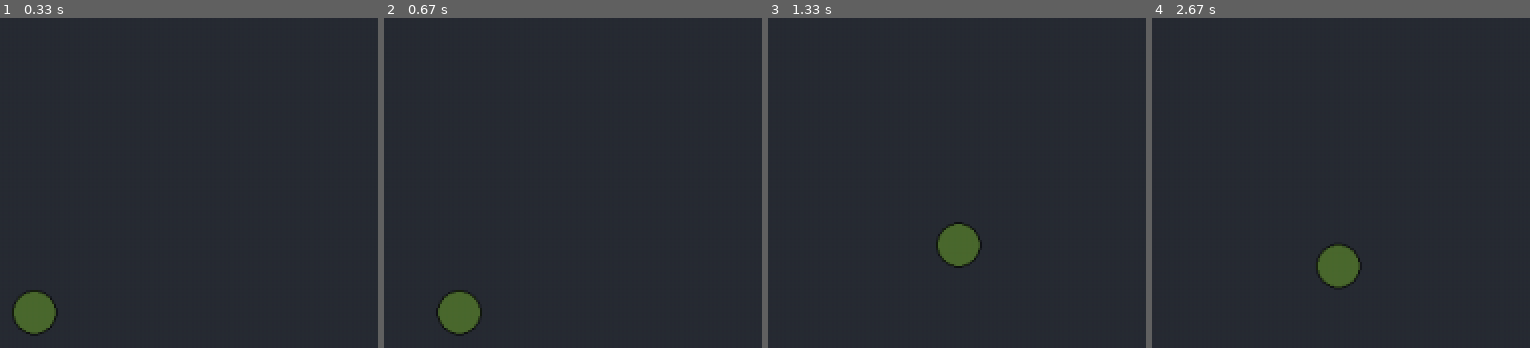
Above: before the commit, frames 1-4 (left to right).
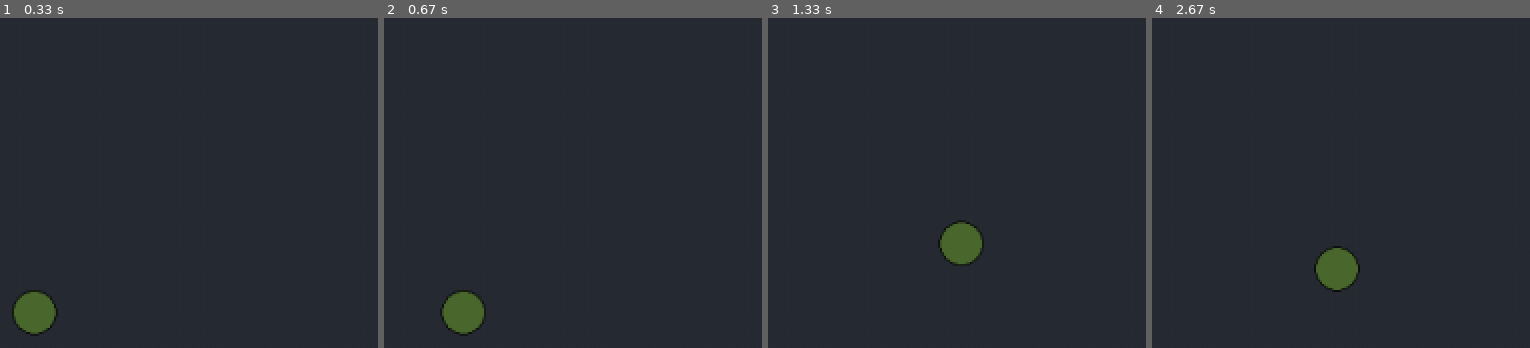
Above: after the commit, the same moments.

Repository: jcoopdog/pygame-game
Game: pygame game, started from main.py
The game is run twice, just before and just after one commit, with the same random seed, the same clock (stepped at 60 frames per second) and the same inputs.
Inputs:
- Up to frame 1 (0.33 s): no input
- Up to frame 2 (0.67 s): hold D from 0.33 s (still down)
- Up to frame 3 (1.33 s): release D at 0.8 s; hold W 0.83-1.13 s; hold D from 1.17 s (still down)
- Up to frame 4 (2.67 s): release D at 1.63 s; hold A 1.67-2.2 s; hold S 2.23-2.53 s; hold A from 2.57 s (still down)

Frame 1 is identical in both runs. In frame 2, 0.4% of the frame differs, in the area x 13-27%, y 83-96%; in frame 3, 0.3%; in frame 4, 0.4%.

Commit message:
lots of things - made it fsm - added controller for bullets and sentrys - gave sentrys a lifespan - fixed bullets (like five times) - much more that i cannot remember

Diff:
--- /dev/null
+++ b/base_classes.py
@@ -0,0 +1,91 @@
+import pygame, os, sys
+
+class GameState(object):
+
+    """
+    Initialise the Game state class. Each sub-type must call this method. Takes one parameter, which
+    is the game instance.
+    """
+    def __init__(self, game):
+        self.game = game
+
+    """
+    Called by the game when entering the state for the first time.
+    """
+    def enter(self, prevState):
+        pass
+
+    """
+    Called by the game when leaving the state.
+    """
+    def exit(self):
+        pass
+
+    """
+    Called by the game allowing the state to update itself. The game time (in milliseconds) since
+    the last call is passed.
+    """
+    def update(self, dt, screen):
+        pass
+
+    """
+    Called by the game allowing the state to draw itself. The surface that is passed is the
+    current drawing surface.
+    """
+    def draw(self, screen):
+        pass
+
+class BaseGame:
+
+    """
+    Initialise the Raspberry Pi Game class.
+    """
+    def __init__(self, width, height, caption):
+
+        pygame.init()
+        pygame.display.set_caption(caption);
+
+        self.clock = pygame.time.Clock()
+        self.screen = pygame.display.set_mode((width, height))
+        self.bgcolor = pygame.Color(0, 0, 0)
+        self.currentState = None
+
+    """
+    Change the current state. If the newState is 'None' then the game will terminate.
+    """
+    def changeState(self, newState):
+        if ( self.currentState != None ):
+            self.currentState.exit()
+
+        if ( newState == None ):
+            pygame.quit()
+            sys.exit()
+
+        prevState = self.currentState
+        self.currentState = newState
+        newState.enter(prevState)
+
+    """
+    Run the game. Initial state must be supplied.
+    """
+    def run(self, initialState):
+
+        self.changeState( initialState )
+
+        dt = 0
+
+        while True:
+            for event in pygame.event.get():
+                if event.type == pygame.QUIT:
+                    pygame.quit()
+                    sys.exit()
+
+            if self.currentState != None:
+                self.currentState.update(dt, self.screen)
+
+            self.screen.fill(self.bgcolor)
+            if self.currentState != None:
+                self.currentState.draw(self.screen)
+
+            pygame.display.update()
+            dt = self.clock.tick(60) / 1000
--- a/bullet.py
+++ b/bullet.py
@@ -1,16 +1,19 @@
-import pygame, math
+import pygame, math, os
+from settings import *
 
 class Bullet:
 
-    def __init__(self, startx, starty, speed, angle, imgpath):
+    image = pygame.image.load(os.path.join(assetdir, "bullet.png"))
+
+    def __init__(self, startx, starty, angle, speed):
         self.x = startx
         self.y = starty
         self.xvel = speed * math.cos(math.radians(angle))
         self.yvel = speed * math.sin(math.radians(angle))
-        self.image = pygame.transform.rotate(pygame.image.load(imgpath), angle)
+        self.image = pygame.transform.rotate(self.image, -angle)
         self.rect = self.image.get_rect(topleft=(startx, starty))
 
-    def render(self, screen):
+    def draw(self, screen):
         screen.blit(self.image, (self.x, self.y))
 
     def move(self, dt):
@@ -23,3 +26,28 @@
             return True
         else:
             return False
+
+class BulletController:
+
+    def __init__(self):
+        self.bullets = []
+
+    def clear(self):
+        self.bullets = []
+
+    def add(self, bullet):
+        self.bullets.append(bullet)
+
+    def remove(self, bullet):
+        self.bullets.remove(bullet)
+
+    def update(self, dt, screen):
+        for b in self.bullets:
+            b.move(dt)
+            if b.check_wall(screen.get_width(), screen.get_height()):
+                self.remove(b)
+                continue
+
+    def draw(self, screen):
+        for b in self.bullets:
+            b.draw(screen)
--- /dev/null
+++ b/game.py
@@ -0,0 +1,9 @@
+import pygame, os, sys
+from base_classes import *
+
+
+
+class Game(BaseGame):
+
+    def __init__(self, width, height, caption="gaem"):
+        super().__init__(width, height, caption)
--- /dev/null
+++ b/gamestate.py
@@ -0,0 +1,36 @@
+import pygame, os
+from base_classes import *
+from settings import *
+from bullet import *
+from player import *
+from sentry import *
+
+class MainGameState(GameState):
+
+    def __init__(self, game):
+        super().__init__(game)
+
+        self.player = Player(self.game.screen.get_width() / 2, self.game.screen.get_height() / 2, 13)
+        bulletController = BulletController()
+        sentryController = SentryController(bulletController)
+
+        self.controllers = { "bullet" : bulletController, \
+                "sentry" : sentryController }
+
+    def enter(self, prevState):
+        pass
+
+    def exit(self):
+        pass
+
+    def update(self, dt, screen):
+        self.player.update(dt, screen)
+        bullets = self.controllers["bullet"]
+        self.player.check_projectiles(bullets.bullets, bullets)
+        for ctrl in self.controllers.values():
+            ctrl.update(dt, screen)
+
+    def draw(self, screen):
+        self.player.draw(screen)
+        for ctrl in self.controllers.values():
+            ctrl.draw(screen)
--- a/main.py
+++ b/main.py
@@ -1,88 +1,12 @@
-import pygame, os
-from player import *
-from bullet import *
-from utils import *
-from settings import *
-from sentry import *
+import pygame, sys, os
+from base_classes import BaseGame
+from gamestate import *
 
-# pygame setup
-pygame.init()
-screen = pygame.display.set_mode((1280, 720))
-#screen = pygame.display.set_mode((33,33))
-clock = pygame.time.Clock()
-running = True
-dt = 0
 filepath = os.path.dirname(os.path.abspath(__file__))
 os.chdir(filepath)
-pygame.display.set_caption("gaem")
 
-damage_cd = 0
-damage_cd_max = 1
+game = BaseGame( 1280, 720, "gaem" )
+game.bgcolor = "#282c34"
+mainGameState = MainGameState(game)
 
-playerspeed = 13
-player = Player(screen.get_width() / 2, screen.get_height() / 2, playerspeed, os.path.join(assetdir, "player.png"))
-
-bullets = []
-sentrys = []
-keys = []
-
-while running:
-    # poll for events
-    # pygame.QUIT event means the user clicked X to close your window
-    for event in pygame.event.get():
-        if event.type == pygame.QUIT:
-            running = False
-        if event.type == damage_event:
-            if damage_cd <= 0:
-                player.image = pygame.image.load(os.path.join(assetdir, "player_damage.png"))
-                player.xvel += 30 * cmp(player.xvel, 0)
-                player.yvel += 30 * cmp(player.yvel, 0)
-                player.xvel *= -1
-                player.yvel *= -1
-                damage_cd = damage_cd_max
-        else:
-            player.image = pygame.image.load(os.path.join(assetdir, "player.png"))
-    damage_cd -= dt
-
-    # fill the screen with a color to wipe away anything from last frame
-    screen.fill("#282c34")
-
-    player.render(screen)
-    for bullet in bullets:
-        bullet.render(screen)
-    for sentry in sentrys:
-        sentry.render(screen)
-
-    prevkeys = keys
-    keys = pygame.key.get_pressed()
-    if keys[pygame.K_g]:
-        bullets.append(Bullet( 300 , 300 , 50 , 45 , os.path.join(assetdir, "bullet.png")))
-    if keys[pygame.K_h]:
-        bullets.append(Bullet( 300 , 300 , 0 , 45 , os.path.join(assetdir, "bullet.png")))
-    if keys[pygame.K_j] and not prevkeys[pygame.K_j]:
-        sentrys.append(Sentry(player.x, player.y, os.path.join(assetdir, "sentry.png")))
-
-    player.move(keys, dt, 0.95)
-    player.check_wall(screen.get_width(), screen.get_height())
-
-    for bullet in bullets:
-        bullet.move(dt)
-        if bullet.check_wall(screen.get_width(), screen.get_height()):
-            bullets.remove(bullet)
-        if player.rect.colliderect(bullet):
-            pygame.event.post(pygame.event.Event(damage_event))
-    for sentry in sentrys:
-        tickdata = sentry.tick(dt)
-        if tickdata[0]:
-            bullets.append(tickdata[1])
-
-
-    # flip() the display to put your work on screen
-    pygame.display.update()
-
-    # limits FPS to 60
-    # dt is delta time in seconds since last frame, used for framerate-
-    # independent physics.
-    dt = clock.tick(60) / 1000
-
-pygame.quit()
+game.run( mainGameState )
--- a/player.py
+++ b/player.py
@@ -1,20 +1,30 @@
-import pygame
+import pygame, os
+from settings import *
+from utils import *
 
 class Player:
+    os.chdir(assetdir)
+    images = { "green" : pygame.image.load("player_green.png"), \
+               "red"   : pygame.image.load("player_red.png") }
+    os.chdir("..")
 
-    def __init__(self, startx, starty, speed, imgpath):
+    def __init__(self, startx, starty, speed=13, imgpath=os.path.join(assetdir, "player.png"), damage_cd_max = 1):
         self.x = startx
         self.y = starty
         self.xvel = 0
         self.yvel = 0
         self.speed = speed
-        self.image = pygame.image.load(imgpath)
+        self.damage_cd = 0
+        self.damage_cd_max = damage_cd_max
+        self.image = self.images["green"]
         self.rect = self.image.get_rect(topleft=(startx, starty))
 
-    def render(self, screen):
+    def draw(self, screen):
         screen.blit(self.image, (self.x, self.y))
 
-    def move(self, keys, dt, friction):
+    def update(self, dt, screen, friction=0.95, keys=None):
+        if keys == None:
+            keys = pygame.key.get_pressed()
         if keys[pygame.K_w]:
             self.yvel -= self.speed
         if keys[pygame.K_s]:
@@ -28,6 +38,12 @@
         self.x += self.xvel * dt
         self.y += self.yvel * dt
         self.rect.topleft = (self.x, self.y)
+        self.check_wall(screen.get_width(), screen.get_height())
+        self.damage_cd -= dt
+        if self.damage_cd > 0:
+            self.image = self.images["red"]
+        else:
+            self.image = self.images["green"]
 
     def check_wall(self, width, height):
         if (self.x >= width - self.image.get_width()):
@@ -42,3 +58,20 @@
         if (self.y <= 0):
             self.y = 0
             self.yvel *= -1
+
+    def check_projectiles(self, proj, projcon):
+        if self.damage_cd > 0:
+            return
+        for p in proj:
+            if self.rect.colliderect(p):
+                projcon.remove(p)
+                self.damage()
+                break
+
+    def damage(self):
+        self.image = self.images["red"]
+        self.xvel += 30 * cmp(self.xvel, 0)
+        self.yvel += 30 * cmp(self.yvel, 0)
+        self.xvel *= -1
+        self.yvel *= -1
+        self.damage_cd = self.damage_cd_max
--- a/sentry.py
+++ b/sentry.py
@@ -4,21 +4,59 @@
 
 class Sentry:
 
-    def __init__(self, startx, starty, imgpath):
+    image = pygame.image.load(os.path.join(assetdir, "sentry.png"))
+
+    def __init__(self, startx, starty, lifespan = 23):
         self.x = startx
         self.y = starty
-        self.image = pygame.image.load(imgpath)
+        self.lifespan = lifespan
         self.rect = self.image.get_rect(topleft=(startx, starty))
         self.cooldown = 0
 
-    def render(self, screen):
+    def draw(self, screen):
         screen.blit(self.image, (self.x, self.y))
 
-    def tick(self, dt):
+    def tick(self, dt, bullets):
+        if self.lifespan <= 0:
+            return True
+        self.lifespan -= dt
         if self.cooldown > 0:
             self.cooldown -= dt
-            return (False, None)
+            return False
         self.cooldown = random.randint(100,300) / 100
-        dir = random.randint(0,3) * 90
-        bullet = Bullet(self.rect.centerx, self.rect.centery, 20, dir, os.path.join(assetdir, "bullet.png"))
-        return (True, bullet)
+        angle = random.randint(0,7) * 45
+        bullet = Bullet(self.rect.centerx, self.rect.centery, angle, 20)
+        bullets.add(bullet)
+        return False
+
+class SentryController:
+
+    def __init__(self, bulletController, cd = 5):
+        self.sentrys = []
+        self.bullets = bulletController
+        self.spwn_cd_max = cd
+        self.spwn_cd = self.spwn_cd_max
+
+    def clear(self):
+        self.sentrys = []
+
+    def add(self, sentry):
+        self.sentrys.append(sentry)
+
+    def remove(self, sentry):
+        self.sentrys.remove(sentry)
+
+    def update(self, dt, screen):
+        self.spwn_cd -= dt
+        if self.spwn_cd <= 0:
+            x = random.randint(0, screen.get_width() - Sentry.image.get_width())
+            y = random.randint(0, screen.get_height() - Sentry.image.get_height())
+            self.sentrys.append(Sentry(x, y))
+            self.spwn_cd = self.spwn_cd_max
+        for s in self.sentrys:
+            if s.tick(dt, self.bullets):
+                self.remove(s)
+
+    def draw(self, screen):
+        for s in self.sentrys:
+            s.draw(screen)
--- a/settings.py
+++ b/settings.py
@@ -1,5 +1,3 @@
 import pygame
 
 assetdir = "assets"
-
-damage_event = pygame.event.custom_type()
Renamed: assets/player.png -> assets/player_green.png
Renamed: assets/player_damage.png -> assets/player_red.png
Binary file changed: assets/sentry.png
